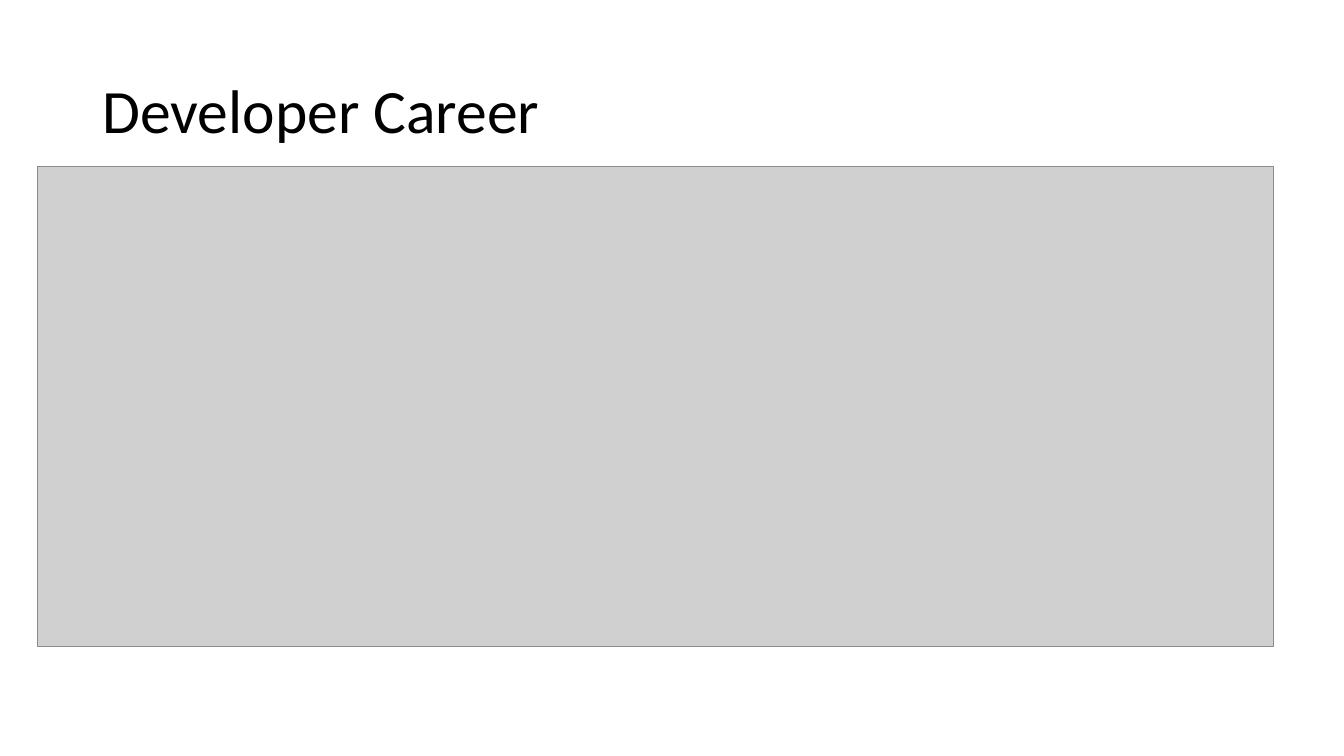
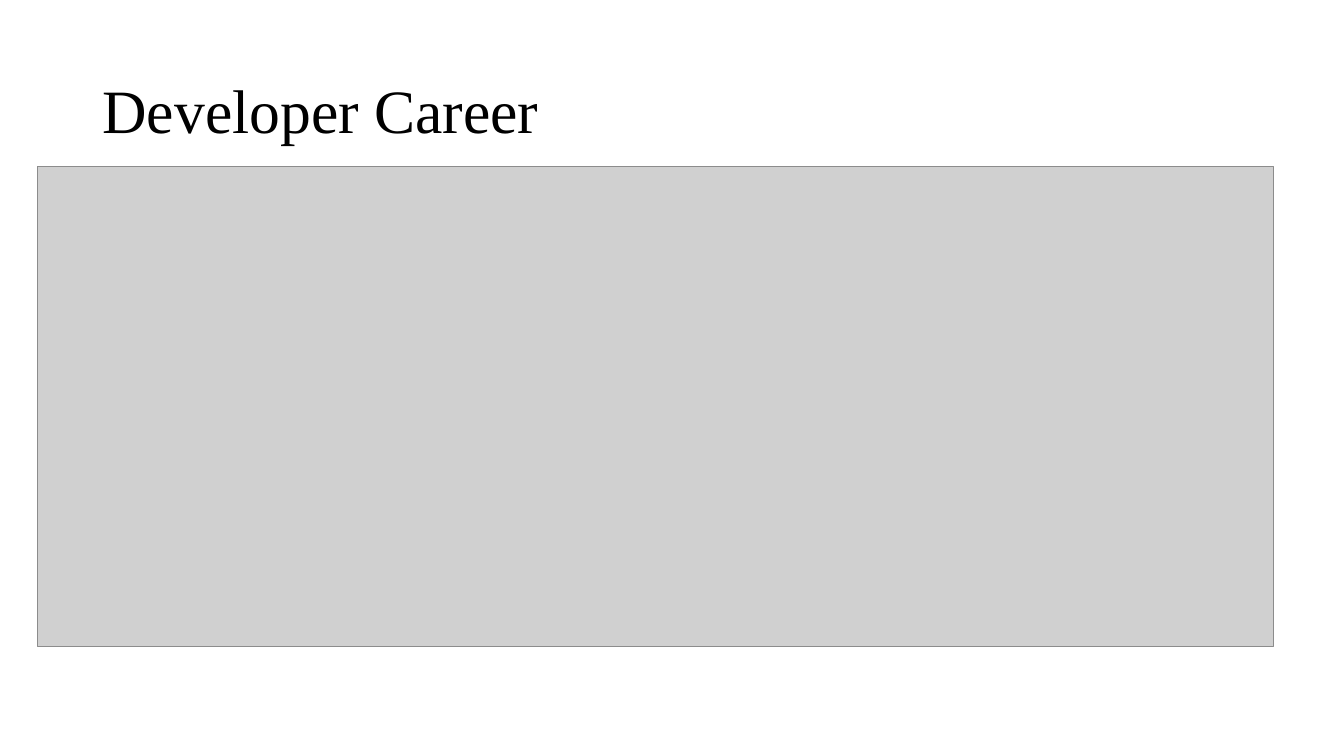
Before and after one commit to ngohungphuc/Presentation, a slide deck: slide 6 of SE.pptx (slide 4 before the commit). Drawn at 1344x756 pixels with LibreOffice and Linux fonts; fonts in the diff are those of the drawing; grey boxes stand for pictures. Boxes give left, top, right and bottom in pixels: in the first picture for what was removed or moved away, otherwise in the second. Text is boxed around its words. In the diff, an @@ line names an element or a change of style, - is before the commit and + after.

```diff
--- a/SE.pptx
+++ b/SE.pptx
@@ title "Developer Career" at (x1=102, y1=90, x2=538, y2=144): font Calibri to Times New Roman @@
```
Also in this commit, not shown: 5 other slides changed, 6 slides added.
